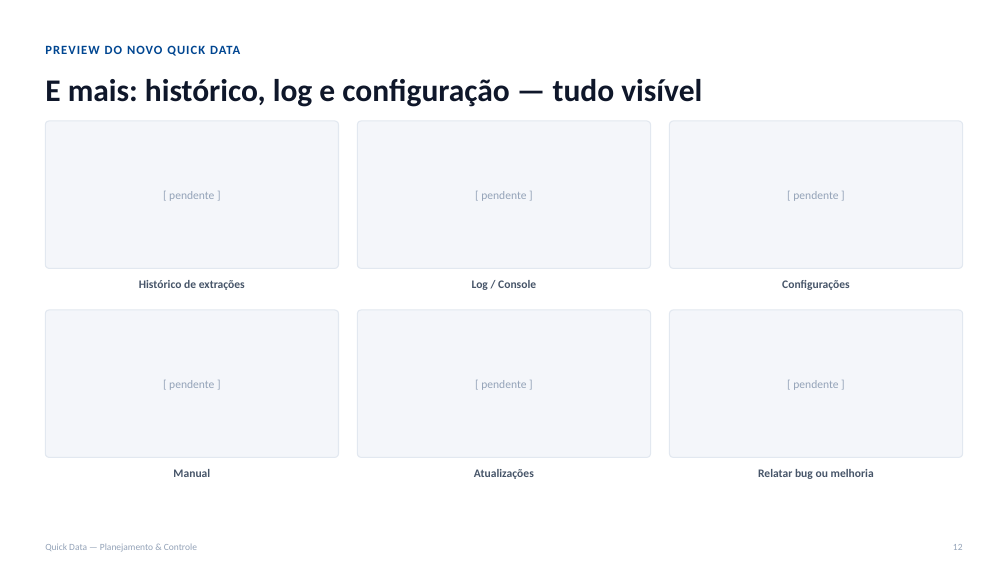
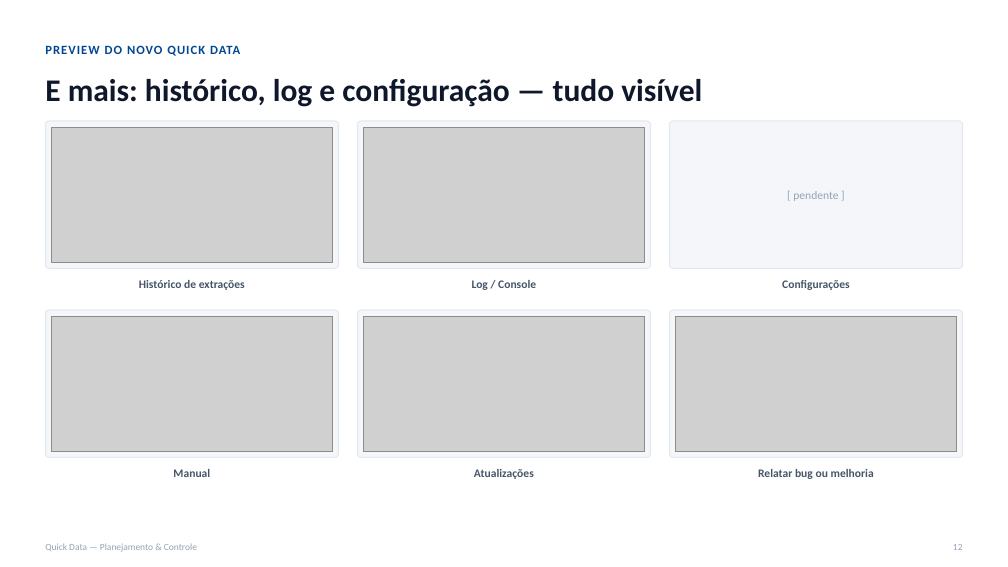
Before and after one commit to Guilhermekek/Quick_Data, a slide deck: slide 12 of docs/apresentacao/Quick_Data_Apresentacao.pptx. Drawn at 1008x567 pixels with LibreOffice and Linux fonts; fonts in the diff are those of the drawing; grey boxes stand for pictures. Boxes give left, top, right and bottom in pixels: in the first picture for what was removed or moved away, otherwise in the second. Text is boxed around its words. In the diff, an @@ line names an element or a change of style, - is before the commit and + after.

```diff
--- a/docs/apresentacao/Quick_Data_Apresentacao.pptx
+++ b/docs/apresentacao/Quick_Data_Apresentacao.pptx
@@ picture added at bbox=[51, 127, 333, 262] @@
@@ picture added at bbox=[364, 127, 645, 262] @@
@@ text removed at bbox=[169, 191, 214, 201] @@
-[ pendente ]
@@ text removed at bbox=[481, 191, 526, 201] @@
-[ pendente ]
@@ picture added at bbox=[51, 316, 333, 451] @@
@@ picture added at bbox=[364, 316, 645, 451] @@
@@ picture added at bbox=[676, 316, 957, 451] @@
@@ text removed at bbox=[169, 380, 214, 390] @@
-[ pendente ]
@@ text removed at bbox=[481, 380, 526, 390] @@
-[ pendente ]
@@ text removed at bbox=[793, 380, 838, 390] @@
-[ pendente ]
```
Also in this commit, not shown: 4 other slides changed, 9 other files.
